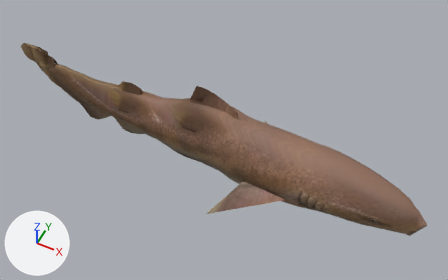
Before and after pictures for a commit that changed the glTF model public/aqua/models/fish/fry_nurse_shark.glb.
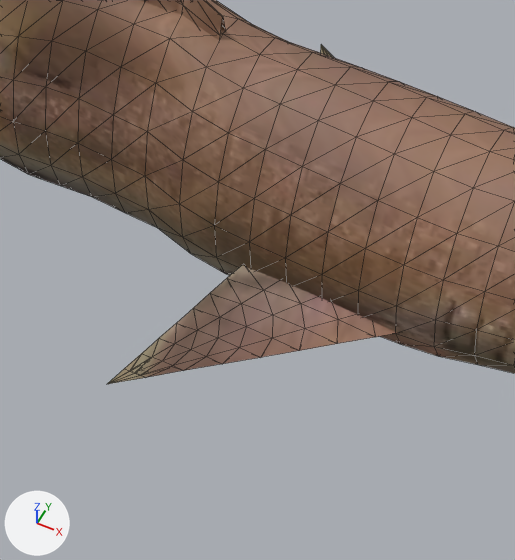
Each version appears first whole from a camera (50 mm lens) standing at (6257.154, -1.633, -273.315) and looking at (6256.337, 0.001, -275.357), and next in a close-up on the part from 39% to 71% of the width and 39% to 94% of the height. The axes (+X, +Y, +Z) are drawn at lower left. The lights are the same throughout. The last two pictures show the newer version. The close-ups show mesh edges as thin lines. Vertices at exactly the same position are counted once.

In view in the first close-up: 'fry_nurse_shark'.
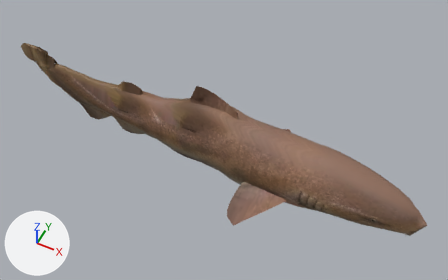
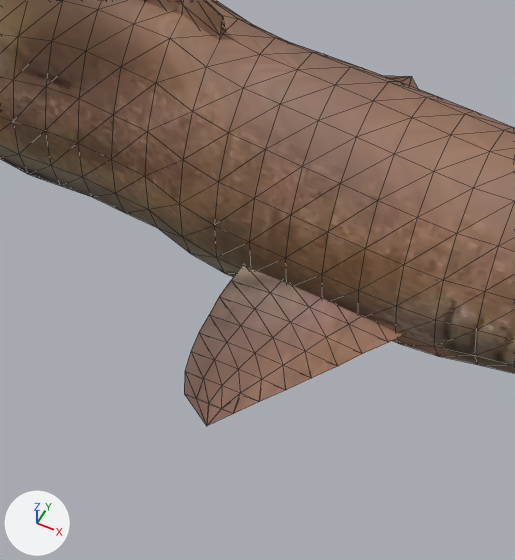
What differs and where, as boxes [x1, y1, x2, y2] in the close-ups (515 x 560 px; the box of a moved part takes in the faces that stretch with it):
'fry_nurse_shark', reshaped: before [0, 0, 515, 384]; after [0, 0, 515, 426]
part 1 of me_fry_nurse_shark, moved or reshaped: before [124, 266, 398, 377]; after [184, 266, 403, 414]

What the commit changed:
me_fry_nurse_shark is used by ob_fry_nurse_shark; location (0.0, 0.0, 0.0).
me_fry_nurse_shark had 910 vertices, 1708 faces and spanned x 6255.25..6257.26, y -0.31..0.31, z -275.57..-275.08.
me_fry_nurse_shark now has 960 vertices, 1792 faces and spans x 6255.25..6257.26, y -0.31..0.31, z -275.57..-275.08.
Part 1, on me_fry_nurse_shark:
12 vertices are removed from x 6256.42..6256.52, y -0.26..0.26, z -275.48..-275.46.
106 faces are deleted.
14 vertices in x 6256.52..6256.67, y -0.13..0.13, z -275.46..-275.44 move by (0.01, 0.0, 0.0).
14 vertices in x 6256.46..6256.59, y -0.16..0.16, z -275.46..-275.45 move by (0.02, 0.0, 0.0).
12 vertices in x 6256.42..6256.46, y -0.28..0.28, z -275.48 move by (0.09, 0.0, 0.0).
10 vertices in x 6256.44..6256.48, y -0.26..0.26, z -275.48..-275.47 move by (0.06, 0.0, 0.0).
8 vertices in x 6256.41..6256.52, y -0.28..0.28, z -275.48..-275.47 move by (0.08, 0.0, 0.0).
6 vertices in x 6256.45..6256.63, y -0.18..0.18, z -275.46..-275.45 move by (0.03, 0.0, 0.0).
30 vertices move from x 6256.4..6256.59, y -0.31..0.31, z -275.49..-275.46 to x 6256.51..6256.64, y -0.31..0.31, z -275.49..-275.46.
12 vertices are added at x 6256.51..6256.62, y -0.26..0.26, z -275.48..-275.46.
106 new faces join them.
Other edits to the shape of me_fry_nurse_shark do not show in these pictures.
